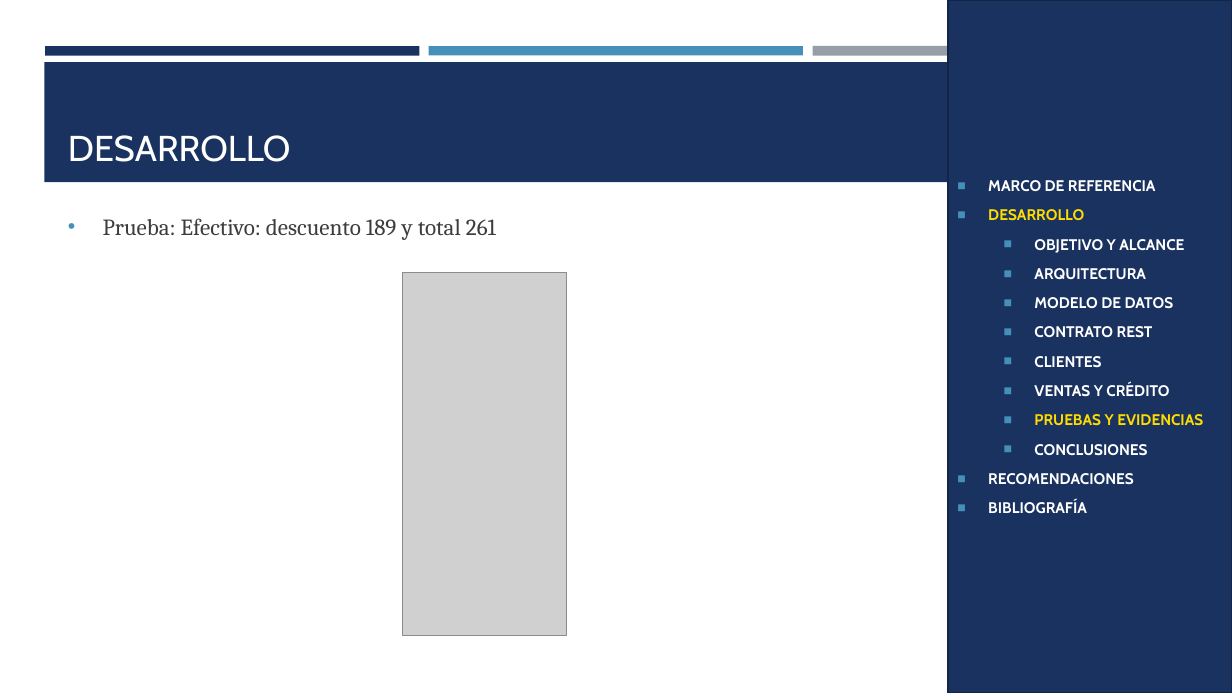
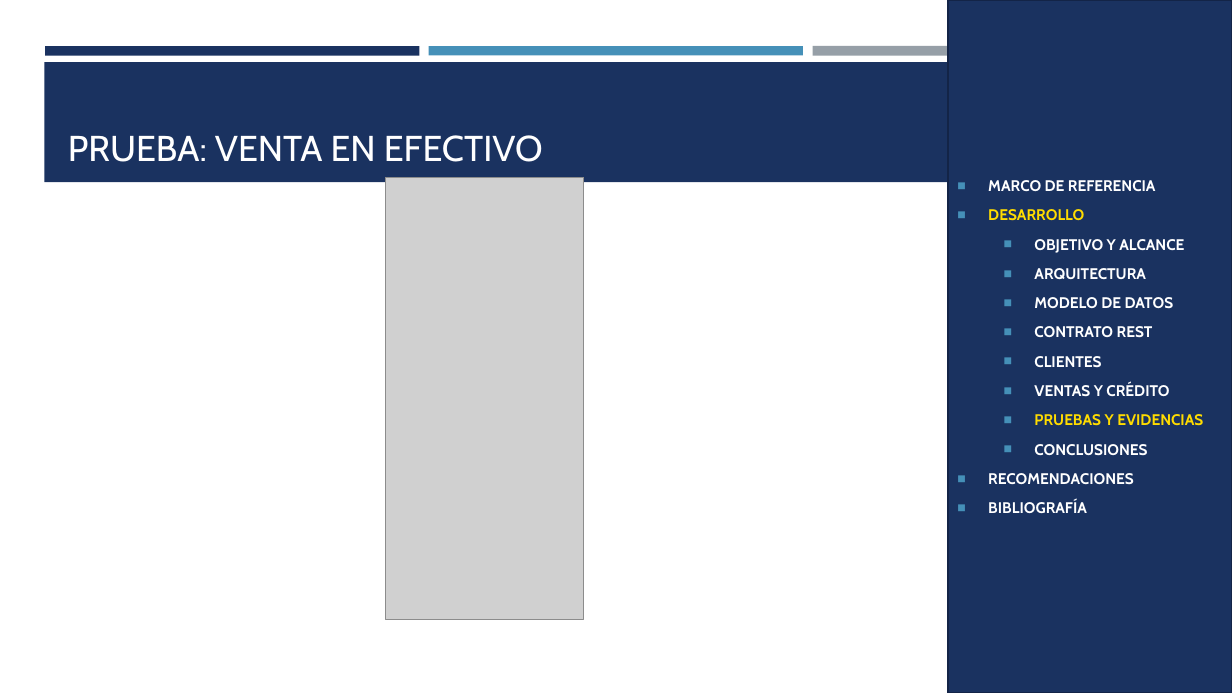
Before and after one commit to gamurigm/examen-arq-1, a slide deck: slide 30 of 05. DOCUMENTACION/02. PRESENTACION/PRESENTACION_CELULAR_BDDLOCAL_RESTFUL_DOTNET_GR09.pptx. Drawn at 1232x693 pixels with LibreOffice and Linux fonts; fonts in the diff are those of the drawing; grey boxes stand for pictures. Boxes give left, top, right and bottom in pixels: in the first picture for what was removed or moved away, otherwise in the second. Text is boxed around its words. In the diff, an @@ line names an element or a change of style, - is before the commit and + after.

```diff
--- a/05. DOCUMENTACION/02. PRESENTACION/PRESENTACION_CELULAR_BDDLOCAL_RESTFUL_DOTNET_GR09.pptx
+++ b/05. DOCUMENTACION/02. PRESENTACION/PRESENTACION_CELULAR_BDDLOCAL_RESTFUL_DOTNET_GR09.pptx
@@ title at (68, 135, 543, 162): text changed @@
-DESARROLLO
+PRUEBA: VENTA EN EFECTIVO
@@ picture: place and size @@
-picture at (403, 273, 567, 636)
+picture at (385, 177, 584, 619)
@@ text removed at (103, 218, 496, 240) @@
-• Prueba: Efectivo: descuento 189 y total 261
```
Also in this commit, not shown: 13 other slides changed, 2 slides added, 11 other files.
